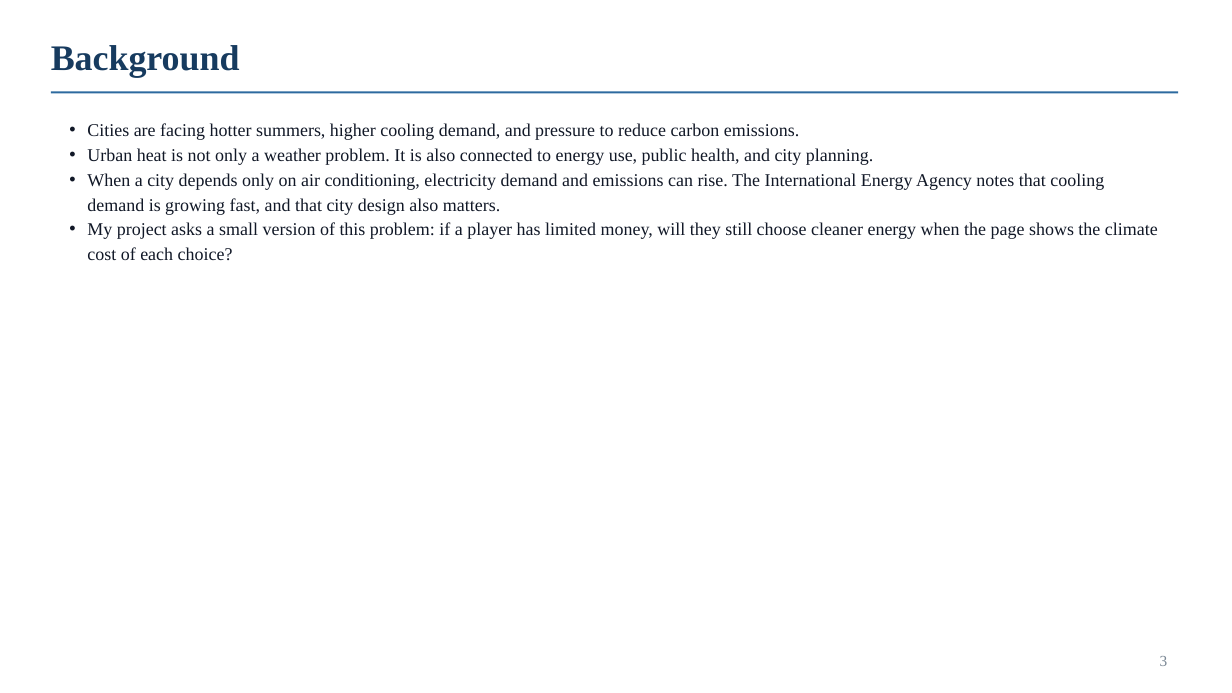
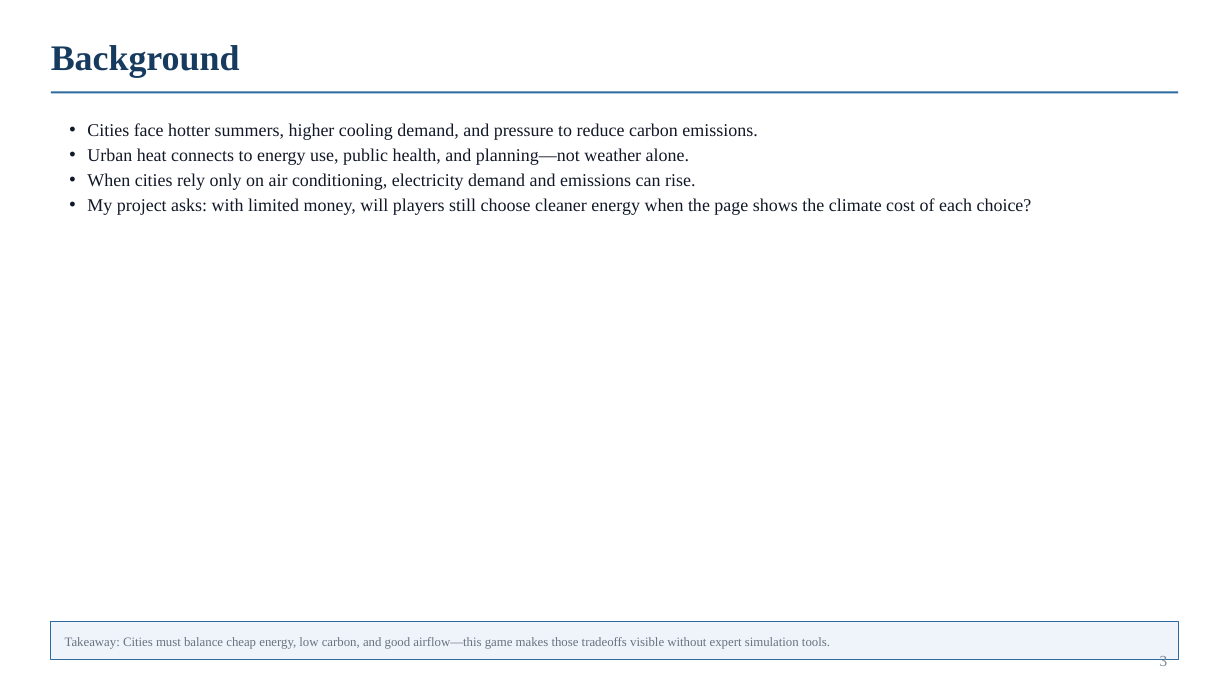
Before and after one commit to HYH-SZ/mayor-climate-game, a slide deck: slide 3 of midterm.pptx. Drawn at 1232x693 pixels with LibreOffice and Linux fonts; fonts in the diff are those of the drawing. Boxes give left, top, right and bottom in pixels: in the first picture for what was removed or moved away, otherwise in the second. Text is boxed around its words. In the diff, an @@ line names an element or a change of style, - is before the commit and + after.

```diff
--- a/midterm.pptx
+++ b/midterm.pptx
@@ text at [87, 123, 1032, 215]: text changed @@
-• Cities are facing hotter summers, higher cooling demand, and pressure to reduce carbon emissions.
-• Urban heat is not only a weather problem. It is also connected to energy use, public health, and city planning.
-• When a city depends only on air conditioning, electricity demand and emissions can rise. The International Energy Agency notes that cooling demand is growing fast, and that city design also matters.
-• My project asks a small version of this problem: if a player has limited money, will they still choose cleaner energy when the page shows the climate cost of each choice?
+• Cities face hotter summers, higher cooling demand, and pressure to reduce carbon emissions.
+• Urban heat connects to energy use, public health, and planning—not weather alone.
+• When cities rely only on air conditioning, electricity demand and emissions can rise.
+• My project asks: with limited money, will players still choose cleaner energy when the page shows the climate cost of each choice?
@@ rectangle added at [51, 621, 1178, 660], fill #EEF4FA, outline #2D6A9F 0.6 pt @@
@@ text added at [65, 637, 830, 649], 10 pt, text #6B7280 @@
+Takeaway: Cities must balance cheap energy, low carbon, and good airflow—this game makes those tradeoffs visible without expert simulation tools.
```
Also in this commit, not shown: 5 other slides changed, 3 slides added, 3 slides removed, 1 other file.
